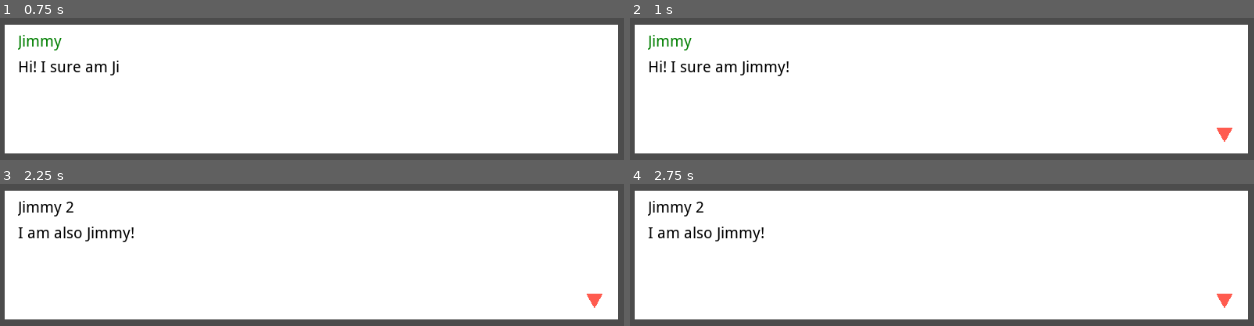
Above: before the commit, frames 1-4 (two rows, left to right).
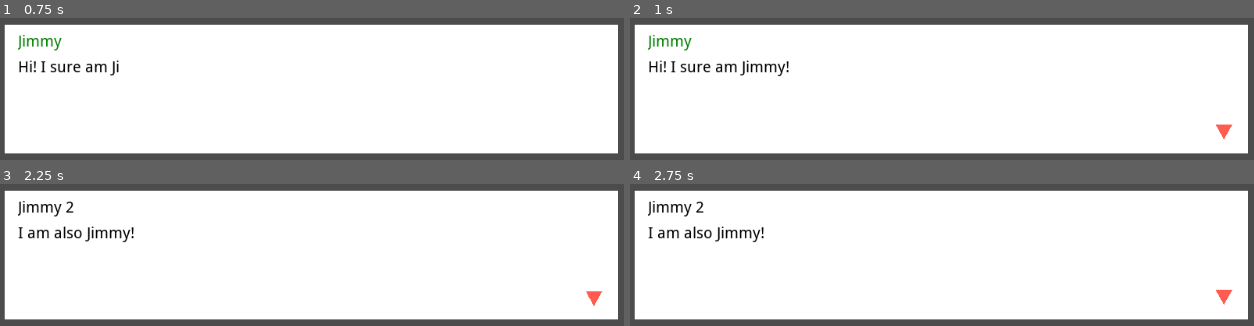
Above: after the commit, the same moments.

Repository: CSCE-482-Thomas-2023Spring/Freakin_Fram_II
Game: Godot game, scene res://DialogueBox/Dialogue Box.tscn
Same seed, same stepped clock (60 frames per second), same inputs: the game is played once before the commit and once after it. This scene is started directly instead of the project's main scene.
Inputs:
- Up to frame 1 (0.75 s): tap Enter (ui_accept) at 0.5 s
- Up to frame 2 (1 s): tap Enter (ui_accept) at 0.77 s
- Up to frame 3 (2.25 s): tap Enter (ui_accept) at 1.25, 1.52 s
- Up to frame 4 (2.75 s): no input

Frame 1 is identical in both runs. In frame 2, 0.1% of the frame differs, in the area x 93-97%, y 74-88%; in frame 3, 0.1%; in frame 4, 0.2%, in the area x 93-97%, y 73-88%.

Commit message:
Gave the dialogue box indicator its animation

Diff:
--- a/Fram Game/DialogueBox/Dialogue Box.tscn
+++ b/Fram Game/DialogueBox/Dialogue Box.tscn
@@ -1,6 +1,38 @@
-[gd_scene load_steps=2 format=2]
+[gd_scene load_steps=4 format=2]
 
 [ext_resource path="res://DialogueBox/DialogueBox.gd" type="Script" id=1]
+
+[sub_resource type="Animation" id=1]
+resource_name = "DialogueIndicatorBounce"
+length = 0.6
+loop = true
+tracks/0/type = "value"
+tracks/0/path = NodePath(".:position")
+tracks/0/interp = 1
+tracks/0/loop_wrap = true
+tracks/0/imported = false
+tracks/0/enabled = true
+tracks/0/keys = {
+"times": PoolRealArray( 0, 0.3 ),
+"transitions": PoolRealArray( 1, 1 ),
+"update": 0,
+"values": [ Vector2( -255, -50 ), Vector2( -255, -55 ) ]
+}
+
+[sub_resource type="Animation" id=2]
+length = 0.001
+tracks/0/type = "value"
+tracks/0/path = NodePath(".:position")
+tracks/0/interp = 1
+tracks/0/loop_wrap = true
+tracks/0/imported = false
+tracks/0/enabled = true
+tracks/0/keys = {
+"times": PoolRealArray( 0 ),
+"transitions": PoolRealArray( 1 ),
+"update": 0,
+"values": [ Vector2( -255, -50 ) ]
+}
 
 [node name="Node2D" type="Node2D"]
 
@@ -29,7 +61,7 @@
 [node name="DialogueText" type="RichTextLabel" parent="DialogueBox"]
 anchor_left = 0.0216561
 anchor_top = 0.254545
-anchor_right = 0.978344
+anchor_right = 0.926115
 anchor_bottom = 0.909091
 bbcode_enabled = true
 bbcode_text = "[color=black]Example text."
@@ -40,13 +72,14 @@
 }
 
 [node name="Indicator" type="Polygon2D" parent="DialogueBox"]
-position = Vector2( -254.312, -49.3814 )
+position = Vector2( -255, -50 )
 scale = Vector2( 1.32972, 1.36377 )
 color = Color( 1, 0.360784, 0.313726, 1 )
 polygon = PoolVector2Array( 751, 133, 759, 147, 767, 133 )
 
 [node name="AnimationPlayer" type="AnimationPlayer" parent="DialogueBox/Indicator"]
-root_node = NodePath("")
+anims/DialogueIndicatorBounce = SubResource( 1 )
+anims/RESET = SubResource( 2 )
 
 [node name="Sprite" type="Sprite" parent="DialogueBox"]
 
--- a/Fram Game/DialogueBox/DialogueBox.gd
+++ b/Fram Game/DialogueBox/DialogueBox.gd
@@ -10,6 +10,7 @@
 
 func _ready():
 	$Timer.wait_time = textSpeed
+	$Indicator/AnimationPlayer.play("DialogueIndicatorBounce")
 	dialog = getDialog()
 	assert(dialog, "Dialog not found")
 	nextPhrase()
